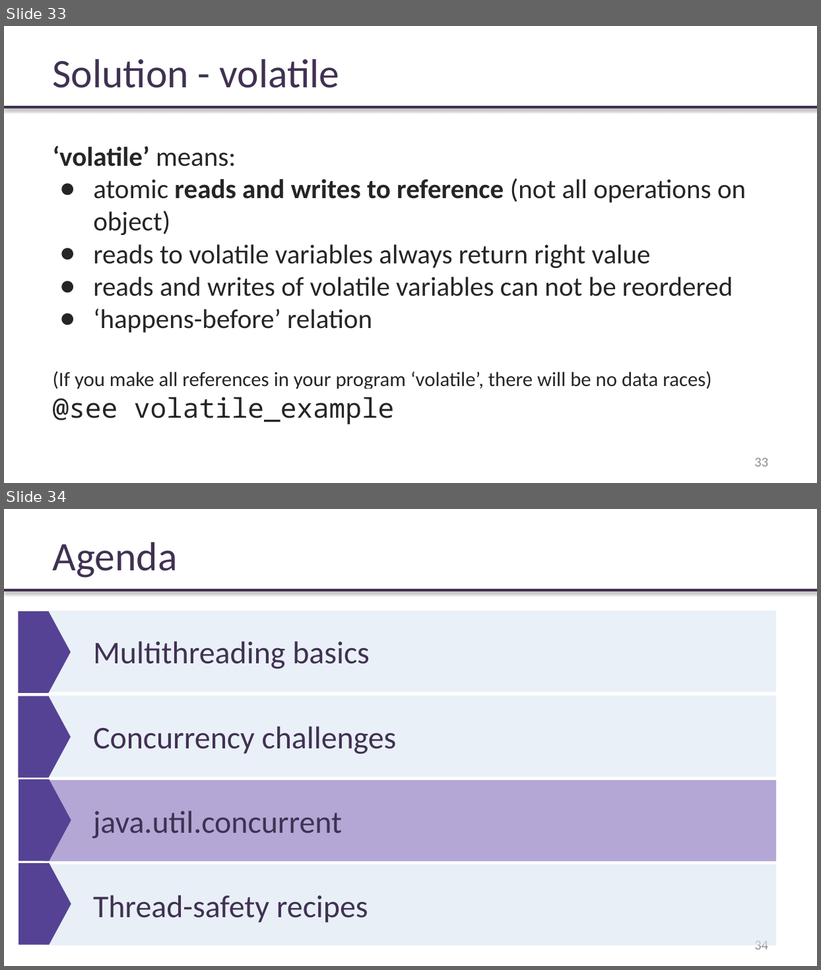
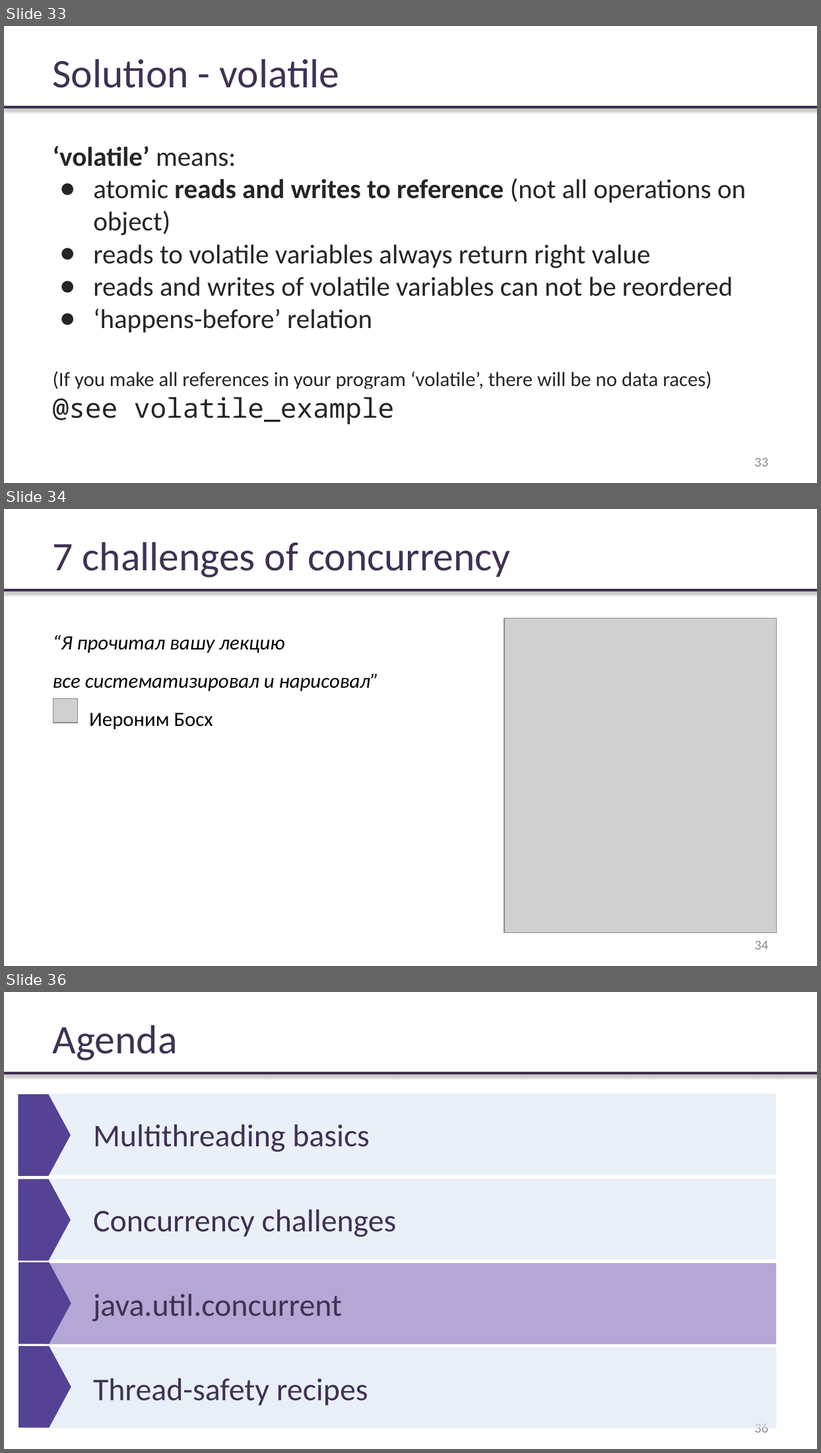
Before and after one commit to rybalkinsd/atom, a slide deck: lecture9/presentations/lecture9.pptx. Shown one above the other, each under a label of ours: slides 33 and 34 before the commit, slides 33, 34 and 36 after it; the slides between them are not shown. The pictures are 821x970 and 821x1453 pixels, drawn with LibreOffice and Linux fonts; fonts in the diff are those of the drawing; grey boxes stand for pictures; background and template pictures are left out. Boxes give left, top, right and bottom in pixels: in the first picture for what was removed or moved away, otherwise in the second. Text is boxed around its words. In the diff, an @@ line names an element or a change of style, - is before the commit and + after.

```diff
--- a/lecture9/presentations/lecture9.pptx
+++ b/lecture9/presentations/lecture9.pptx
@@ slide 34 added at bbox=[4, 509, 817, 966], background #FFFFFF; not listed: 1 template element that a slide beside it also shows @@
@@ text added at bbox=[53, 542, 511, 578], 36 pt, text #403152 @@
+7 challenges of concurrency
@@ picture added at bbox=[504, 618, 776, 933] @@
@@ text added at bbox=[53, 635, 379, 729], 18 pt, text #000000, italic @@
+“Я прочитал вашу лекцию
+все систематизировал и нарисовал”
+Иероним Босх
@@ picture added at bbox=[54, 698, 78, 723] @@
@@ page number added at bbox=[754, 941, 768, 950], 12 pt, text #8B8B8B @@
+34
@@ what was slide 34 is now slide 36 @@
@@ page number at bbox=[754, 1424, 768, 1433]: text changed @@
-34
+36
```
Also in this commit, not shown: 1 slide changed, 2 other slides added, 1 other file.
